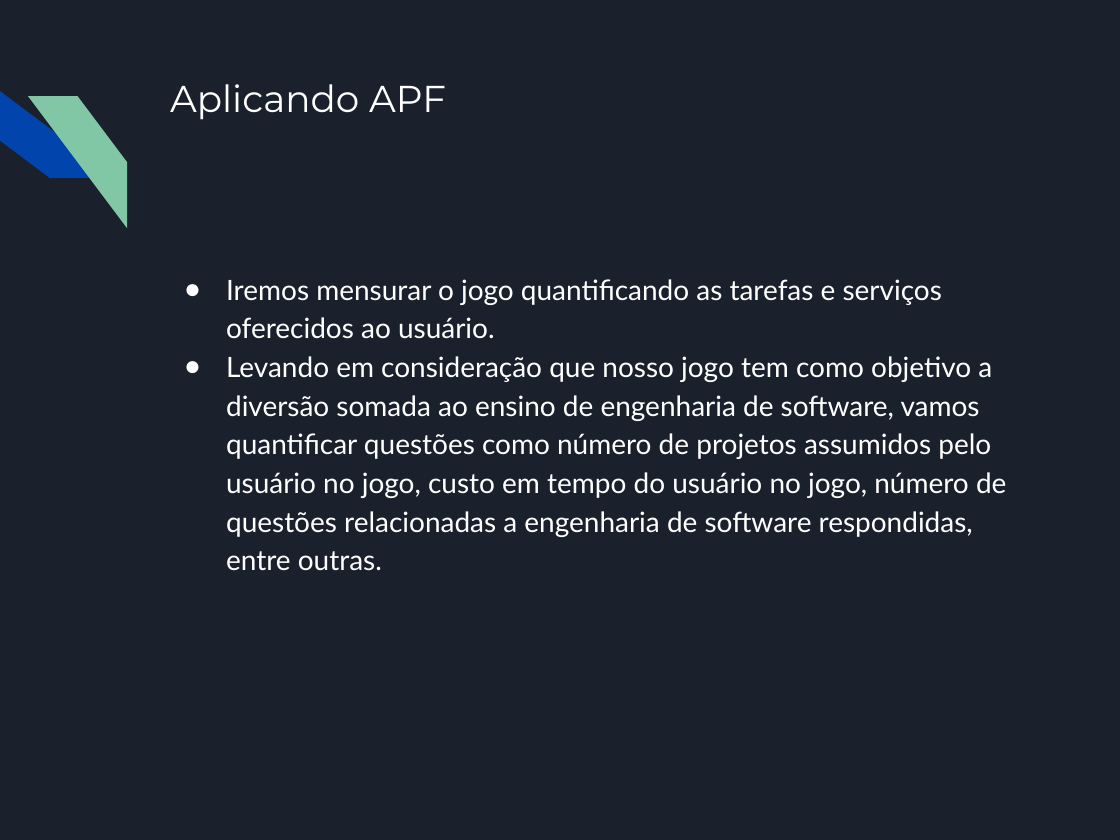
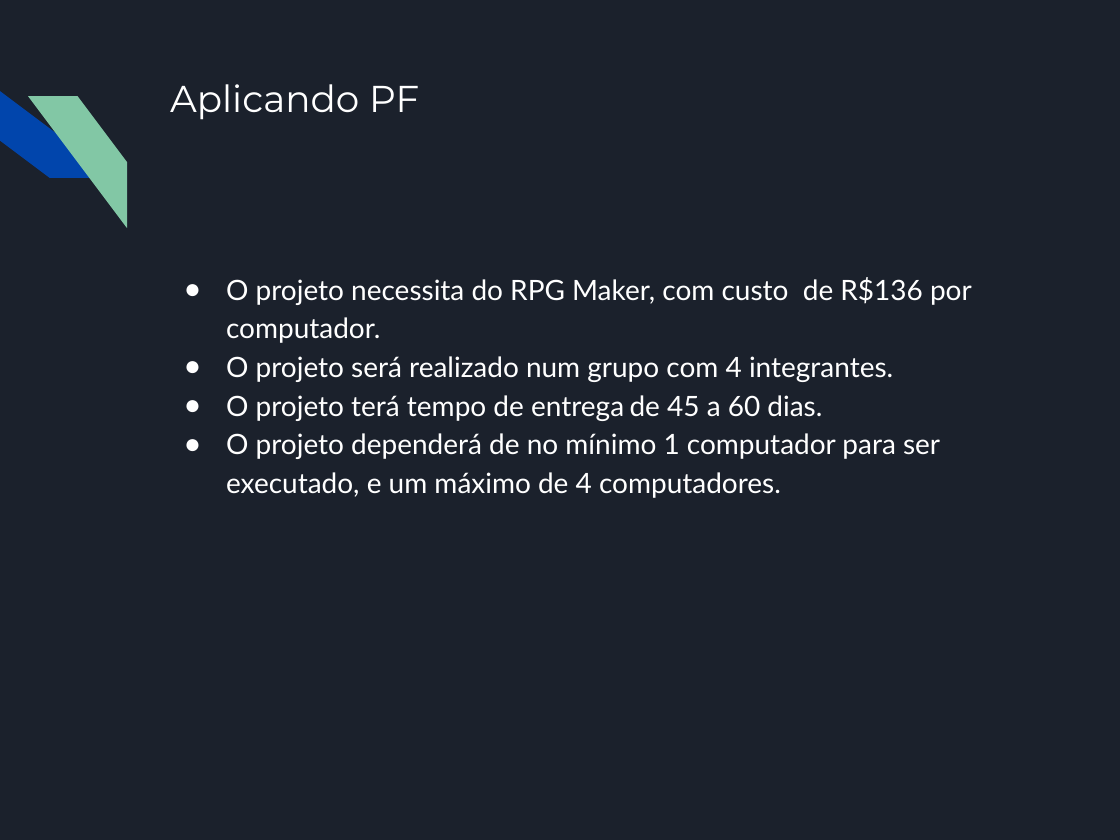
Before and after one commit to Aloizio02/ES-1.2018-Grupo-5, a slide deck: slide 17 of Apresentação 03.pptx. Drawn at 1120x840 pixels with LibreOffice and Linux fonts; fonts in the diff are those of the drawing. Boxes give left, top, right and bottom in pixels: in the first picture for what was removed or moved away, otherwise in the second. Text is boxed around its words. In the diff, an @@ line names an element or a change of style, - is before the commit and + after.

```diff
--- a/Apresentação 03.pptx
+++ b/Apresentação 03.pptx
@@ title at (170, 84, 419, 120): text changed @@
-Aplicando APF
+Aplicando PF
@@ text at (226, 277, 972, 498): text changed @@
-● Iremos mensurar o jogo quantificando as tarefas e serviços oferecidos ao usuário.
-● Levando em consideração que nosso jogo tem como objetivo a diversão somada ao ensino de engenharia de software, vamos quantificar questões como número de projetos assumidos pelo usuário no jogo, custo em tempo do usuário no jogo, número de questões relacionadas a engenharia de software respondidas, entre outras.
+● O projeto necessita do RPG Maker, com custo de R$136 por computador.
+● O projeto será realizado num grupo com 4 integrantes.
+● O projeto terá tempo de entrega de 45 a 60 dias.
+● O projeto dependerá de no mínimo 1 computador para ser executado, e um máximo de 4 computadores.
```
Also in this commit, not shown: 1 other slide changed.
